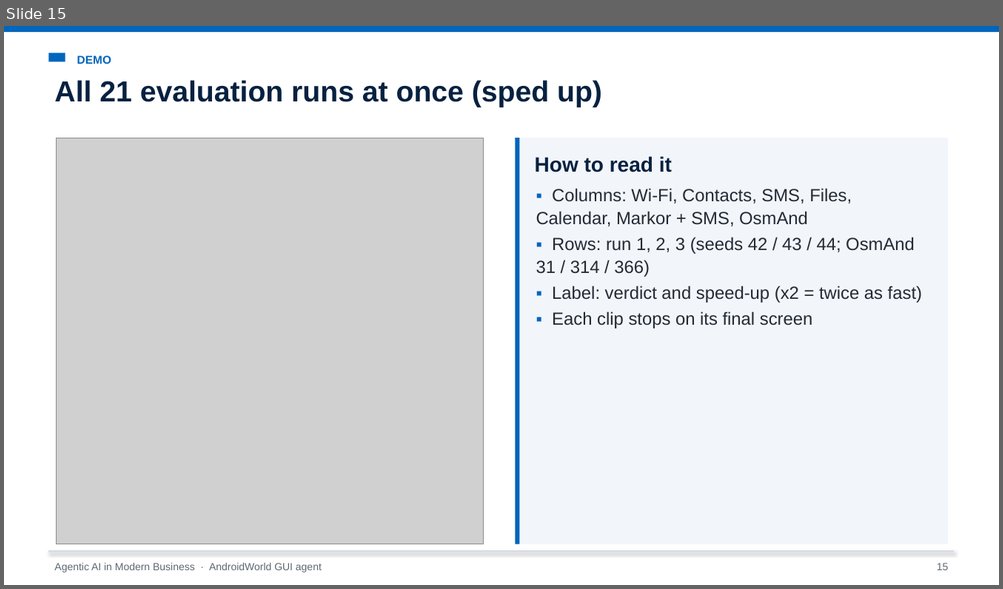
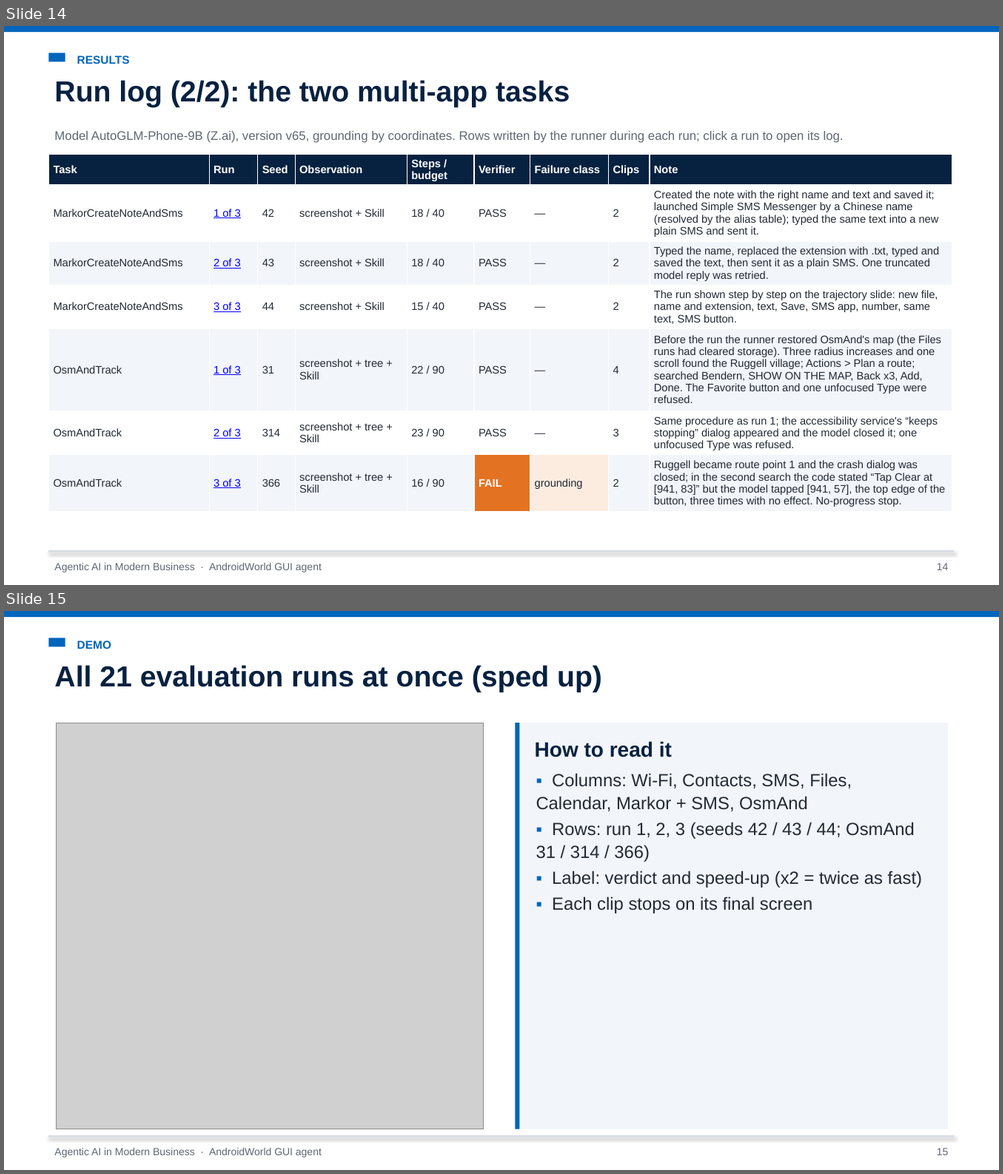
Before and after one commit to Chenschenschen/androidworld-gui-agent, a slide deck: presentation/AndroidWorld_GUI_Agent_Presentation.pptx. Shown one above the other, each under a label of ours: slide 15 before the commit, slides 14 and 15 after it. The pictures are 1003x589 and 1003x1174 pixels, drawn with LibreOffice and Linux fonts; fonts in the diff are those of the drawing; grey boxes stand for pictures. Boxes give left, top, right and bottom in pixels: in the first picture for what was removed or moved away, otherwise in the second. Text is boxed around its words. In the diff, an @@ line names an element or a change of style, - is before the commit and + after.

```diff
--- a/presentation/AndroidWorld_GUI_Agent_Presentation.pptx
+++ b/presentation/AndroidWorld_GUI_Agent_Presentation.pptx
@@ slide 14 added at [4, 26, 999, 585], background #FFFFFF @@
@@ rectangle added at [4, 26, 999, 32], fill #0065BD @@
@@ rectangle added at [48, 53, 65, 62], fill #0065BD @@
@@ text added at [77, 56, 130, 64], 11 pt, text #0065BD, bold @@
+RESULTS
@@ text added at [54, 80, 569, 107], 28 pt, text #072140, bold @@
+Run log (2/2): the two multi-app tasks
@@ text added at [54, 131, 843, 143], 12 pt, text #5E6773 @@
+Model AutoGLM-Phone-9B (Z.ai), version v65, grounding by coordinates. Rows written by the runner during each run; click a run to open its log.
@@ table added at [48, 154, 951, 510], 7 rows, 9 columns @@
+Task | Run | Seed | Observation | Steps / budget | Verifier | Failure class | Clips | Note
+MarkorCreateNoteAndSms | 1 of 3 | 42 | screenshot + Skill | 18 / 40 | PASS | — | 2 | Created the note with the right name and text and saved it; launched Simple SMS Messenger by a Chinese name (resolved by the alias table); typed the same text into a new plain SMS and sent it.
+MarkorCreateNoteAndSms | 2 of 3 | 43 | screenshot + Skill | 18 / 40 | PASS | — | 2 | Typed the name, replaced the extension with .txt, typed and saved the text, then sent it as a plain SMS. One truncated model reply was retried.
+MarkorCreateNoteAndSms | 3 of 3 | 44 | screenshot + Skill | 15 / 40 | PASS | — | 2 | The run shown step by step on the trajectory slide: new file, name and extension, text, Save, SMS app, number, same text, SMS button.
+OsmAndTrack | 1 of 3 | 31 | screenshot + tree + Skill | 22 / 90 | PASS | — | 4 | Before the run the runner restored OsmAnd's map (the Files runs had cleared storage). Three radius increases and one scroll found the Ruggell village; Actions > Plan a route; searched Bendern, SHOW ON THE MAP, Back x3, Add, Done. The Favorite button and one unfocused Type were refused.
+OsmAndTrack | 2 of 3 | 314 | screenshot + tree + Skill | 23 / 90 | PASS | — | 3 | Same procedure as run 1; the accessibility service's “keeps stopping” dialog appeared and the model closed it; one unfocused Type was refused.
+OsmAndTrack | 3 of 3 | 366 | screenshot + tree + Skill | 16 / 90 | FAIL | grounding | 2 | Ruggell became route point 1 and the crash dialog was closed; in the second search the code stated “Tap Clear at [941, 83]” but the model tapped [941, 57], the top edge of the button, three times with no effect. No-progress stop.
@@ line added from (48, 552) to (954, 552), #D9DEE5 2 pt @@
@@ text added at [54, 563, 321, 573], 10 pt, text #5E6773 @@
+Agentic AI in Modern Business · AndroidWorld GUI agent
@@ text added at [936, 563, 948, 571], 10 pt, text #5E6773 @@
+14
```
Also in this commit, not shown: 6 slides changed, 2 other slides added, 11 other files.
